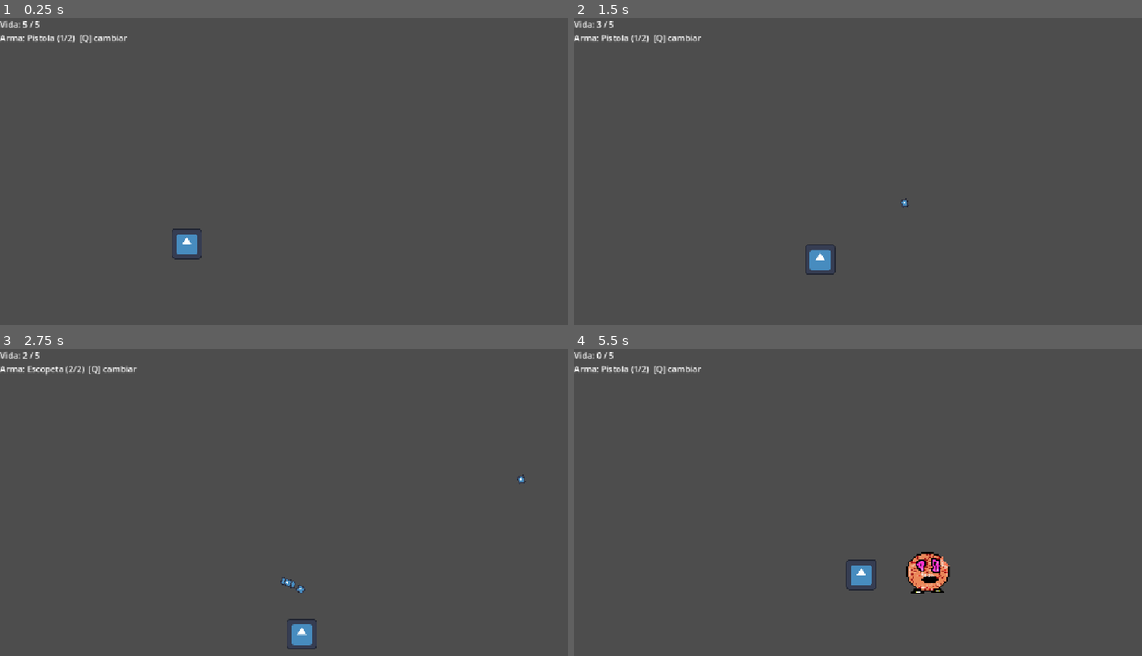
Above: before the commit, frames 1-4 (two rows, left to right).
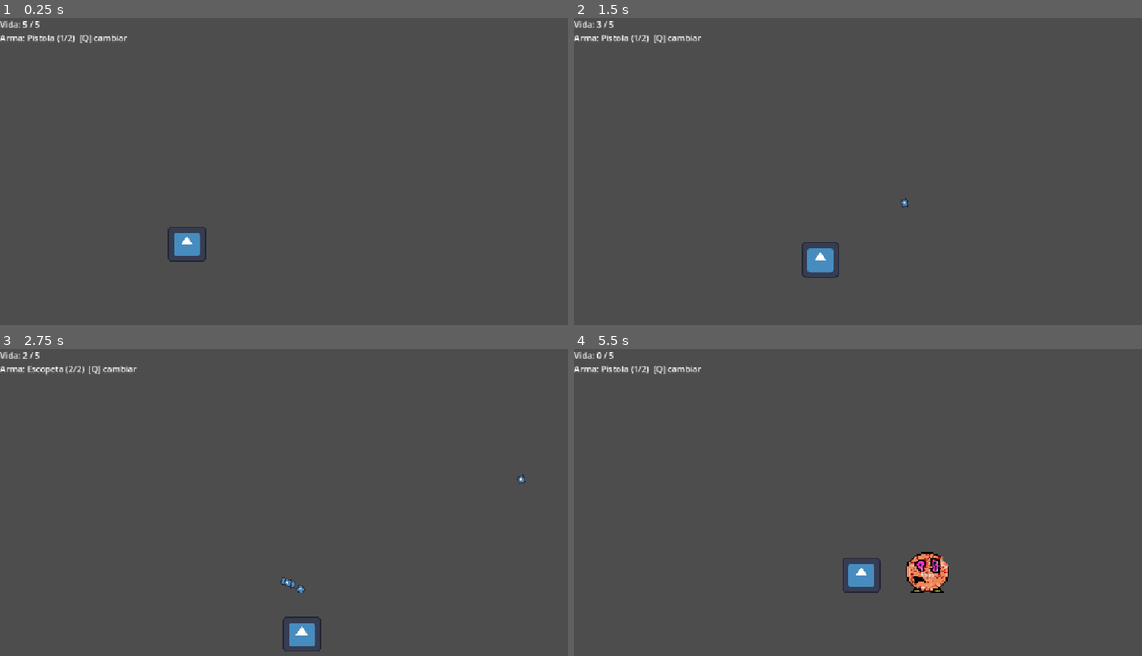
Above: after the commit, the same moments.

Repository: spoloa/Estructuras-De-Datos-2026---II
Game: Godot game, scene res://scenes/Main.tscn
Same seed, same stepped clock (60 frames per second), same inputs: the game is played once before the commit and once after it. The engine's default icon, where the game draws it, is replaced by a stand-in: a white triangle on a blue panel in a dark square.
Inputs (mouse positions are in pixels of both pictures, inside the frame that each line leads up to):
- Up to frame 1 (0.25 s): no input
- Up to frame 2 (1.5 s): tap Enter (ui_accept) at 0.5, 0.77 s; move the mouse to (1011, 171) at 0.52 s; press the mouse at (1011, 171) at 0.53 s; hold D (move_right) 0.53-1.28 s; move the mouse to (755, 205) at 1.27 s; release the mouse at (755, 205) at 1.28 s; hold S (move_down) from 1.28 s (still down); click (755, 205) at 1.35 s
- Up to frame 3 (2.75 s): tap Enter (ui_accept) at 1.52 s; move the mouse to (363, 444) at 2.02 s; release S (move_down) at 2.03 s; hold D (move_right) from 2.03 s (still down); hold Q (switch_weapon) from 2.03 s (still down); click (363, 444) at 2.3 s
- Up to frame 4 (5.5 s): move the mouse to (846, 588) at 2.77 s; release D (move_right) at 2.78 s; release Q (switch_weapon) at 2.78 s; hold W (move_up) 2.78-3.53 s; click (846, 588) at 2.85 s; tap Enter (ui_accept) at 3.02, 3.77, 4.25, 4.52, 5 s; move the mouse to (1062, 570) at 3.52 s; press the mouse at (1062, 570) at 3.53 s; hold A (move_left) 3.53-5.03 s; move the mouse to (693, 468) at 4.27 s; release the mouse at (693, 468) at 4.28 s; tap Q (switch_weapon) at 4.35 s; click (693, 468) at 4.55 s; move the mouse to (909, 520) at 5.02 s; press the mouse at (909, 520) at 5.03 s; hold S (move_down) from 5.03 s (still down)

The runs differ from the first frame. In frame 1, 0.3% of the frame differs, in the area x 29-37%, y 68-80%; in frame 2, 0.3%; in frame 3, 0.3%; in frame 4, 0.6%, in the area x 47-67%, y 66-80%.

Commit message:
Enemigos se mueven
Ahora los enemigos te persiguen y te disparan, van a tirones pero es como para representar que cada vez que te vayan a escupir tienen que pararse

Diff:
--- a/scenes/Bullet.tscn
+++ b/scenes/Bullet.tscn
@@ -8,6 +8,7 @@
 
 [node name="Bullet" type="Area2D" unique_id=1662440076]
 scale = Vector2(1.5, 1.5)
+collision_mask = 3
 script = ExtResource("1_p1sfj")
 
 [node name="Sprite2D" type="Sprite2D" parent="." unique_id=923111986]
--- a/scenes/Player.tscn
+++ b/scenes/Player.tscn
@@ -6,6 +6,17 @@
 [ext_resource type="Script" uid="uid://bvw8flucf2bag" path="res://scripts/weapons/WeaponData.gd" id="3_70d11"]
 [ext_resource type="Resource" uid="uid://3judgyo7ldga" path="res://resources/weapons/Escopeta.tres" id="3_mdl7e"]
 [ext_resource type="Resource" uid="uid://cdbx4u5nl87i1" path="res://resources/weapons/Pistola.tres" id="3_qu4a1"]
+
+[sub_resource type="SpriteFrames" id="SpriteFrames_60oq5"]
+animations = [{
+"frames": [{
+"duration": 1.0,
+"texture": ExtResource("1_p0vlq")
+}],
+"loop": 1,
+"name": &"new_animation",
+"speed": 5.0
+}]
 
 [sub_resource type="RectangleShape2D" id="RectangleShape2D_otmr2"]
 size = Vector2(159.93416, 148.3812)
@@ -16,10 +27,11 @@
 bullet_scene = ExtResource("2_mdl7e")
 starting_weapons = Array[ExtResource("3_70d11")]([ExtResource("3_qu4a1"), ExtResource("3_mdl7e")])
 
-[node name="Sprite2D" type="Sprite2D" parent="." unique_id=1671900795]
-position = Vector2(-0.3243103, -0.12009424)
-scale = Vector2(0.95, 0.95)
-texture = ExtResource("1_p0vlq")
+[node name="Sprite2D" type="AnimatedSprite2D" parent="." unique_id=1968789951]
+position = Vector2(-5.722046e-06, 0.5263176)
+scale = Vector2(1.1842104, 1.1101974)
+sprite_frames = SubResource("SpriteFrames_60oq5")
+animation = &"new_animation"
 
 [node name="CollisionShape2D" type="CollisionShape2D" parent="." unique_id=1358305760]
 position = Vector2(-3.4045783e-07, 0.34507644)
--- a/scenes/enemy.tscn
+++ b/scenes/enemy.tscn
@@ -56,7 +56,8 @@
 
 [node name="Enemigo" type="CharacterBody2D" unique_id=2033281247]
 scale = Vector2(1.1, 1.1)
-collision_mask = 0
+collision_layer = 2
+collision_mask = 3
 script = ExtResource("1_md0e3")
 max_health = 15
 bullet_scene = ExtResource("2_5uy6h")
@@ -69,7 +70,7 @@
 sprite_frames = SubResource("SpriteFrames_60oq5")
 animation = &"FreudBoy"
 autoplay = "FreudBoy"
-frame_progress = 0.40320617
+frame_progress = 0.19868428
 speed_scale = 1.1
 
 [node name="CollisionShape2D" type="CollisionShape2D" parent="." unique_id=1100934700]
--- a/scripts/enemy/enemy.gd
+++ b/scripts/enemy/enemy.gd
@@ -7,10 +7,15 @@
 @export var bullet_scene: PackedScene      # arrastra Bullet.tscn
 @export var weapon: WeaponData             # arrastra el recurso de la escopeta
 @export var aim_delay: float = 0.4         # pausa antes de disparar (aviso al jugador)
+@export var move_speed: float = 100.0
+## Distancia a la que se detiene para disparar (no se pega al jugador).
+@export var stop_distance: float = 180.0
+@export var chase_forever: bool = true
 
 var health: int
 var player: Player = null
 var can_shoot := true
+var _aiming := false
 
 @onready var health_bar: ProgressBar = $HealthBar
 @onready var ray: RayCast2D = $RayCast2D
@@ -35,14 +40,27 @@
 
 
 func _on_body_exited(body: Node2D) -> void:
-	if body == player:
+	if body == player and not chase_forever:
 		player = null
 
 
 func _physics_process(_delta: float) -> void:
-	if player and can_shoot and _can_see_player():
+	if player == null:
+		velocity = Vector2.ZERO
+		move_and_slide()
+		return
+	if _aiming:
+		velocity = Vector2.ZERO
+	else:
+		var to_player := player.global_position - global_position
+		if to_player.length() > stop_distance:
+			velocity = to_player.normalized() * move_speed
+		else:
+			velocity = Vector2.ZERO
+	move_and_slide()
+
+	if can_shoot and not _aiming and _can_see_player():
 		_shoot_at_player()
-
 
 func _can_see_player() -> bool:
 	ray.target_position = ray.to_local(player.global_position)
@@ -55,8 +73,12 @@
 		push_warning("Enemy: falta asignar Weapon o Bullet Scene")
 		return
 	can_shoot = false
+	_aiming = true
 	var target := player.global_position
 	await get_tree().create_timer(aim_delay).timeout
+	_aiming = false
+	if not is_inside_tree():
+		return
 	cooldown.start()
 	var base_dir := (target - muzzle.global_position).normalized()
 	for i in weapon.bullets_per_shot:
--- a/scripts/weapons/Bullet.gd
+++ b/scripts/weapons/Bullet.gd
@@ -26,7 +26,10 @@
 
 func _on_body_entered(body: Node) -> void:
 	if body == shooter:
-		return  # no golpea a quien la disparó
+		return
+	# Sin fuego amigo: las balas de un enemigo atraviesan a otros enemigos
+	if is_instance_valid(shooter) and shooter is Enemy and body is Enemy:
+		return
 	if body.has_method("take_damage"):
 		body.take_damage(damage)
 	queue_free()
